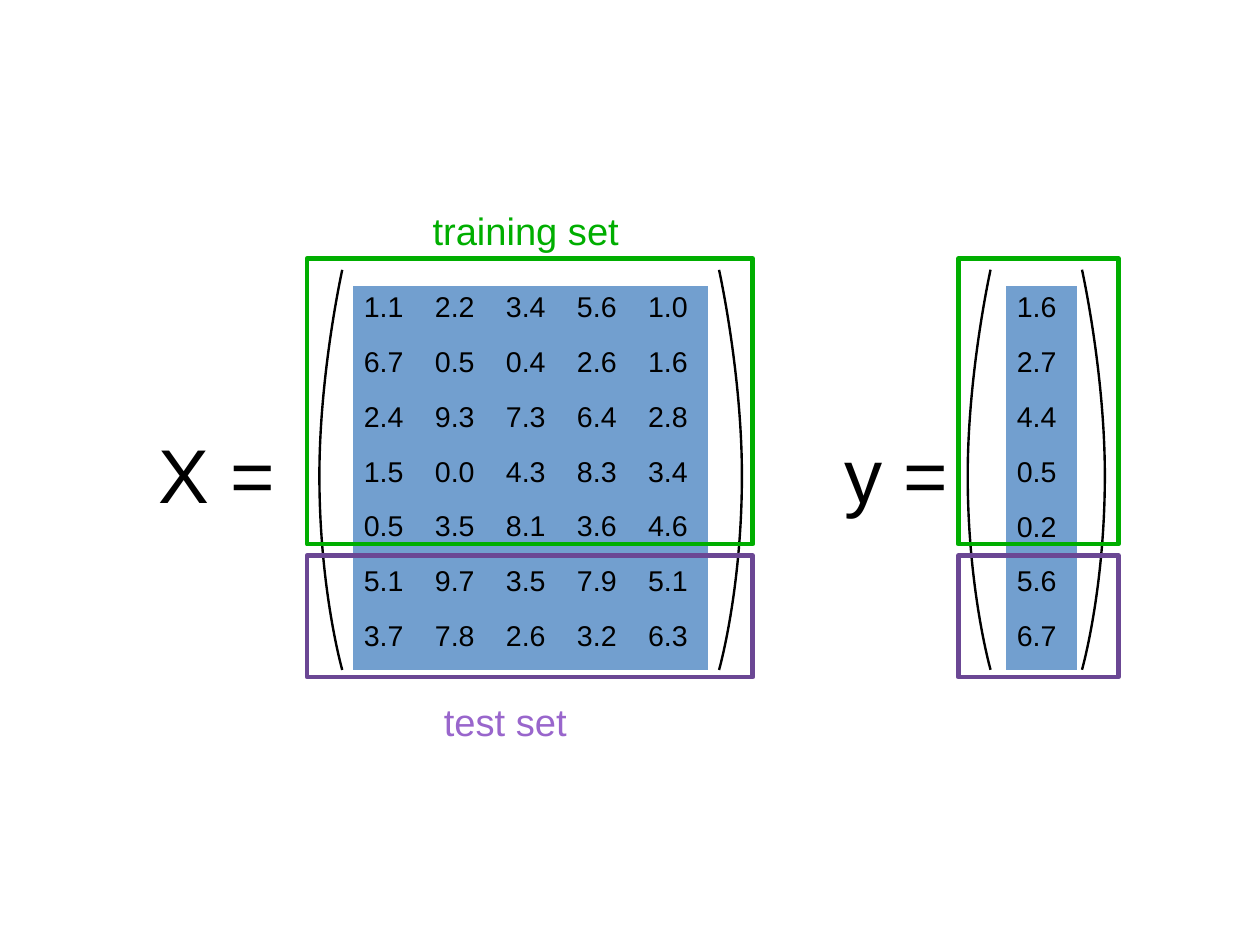
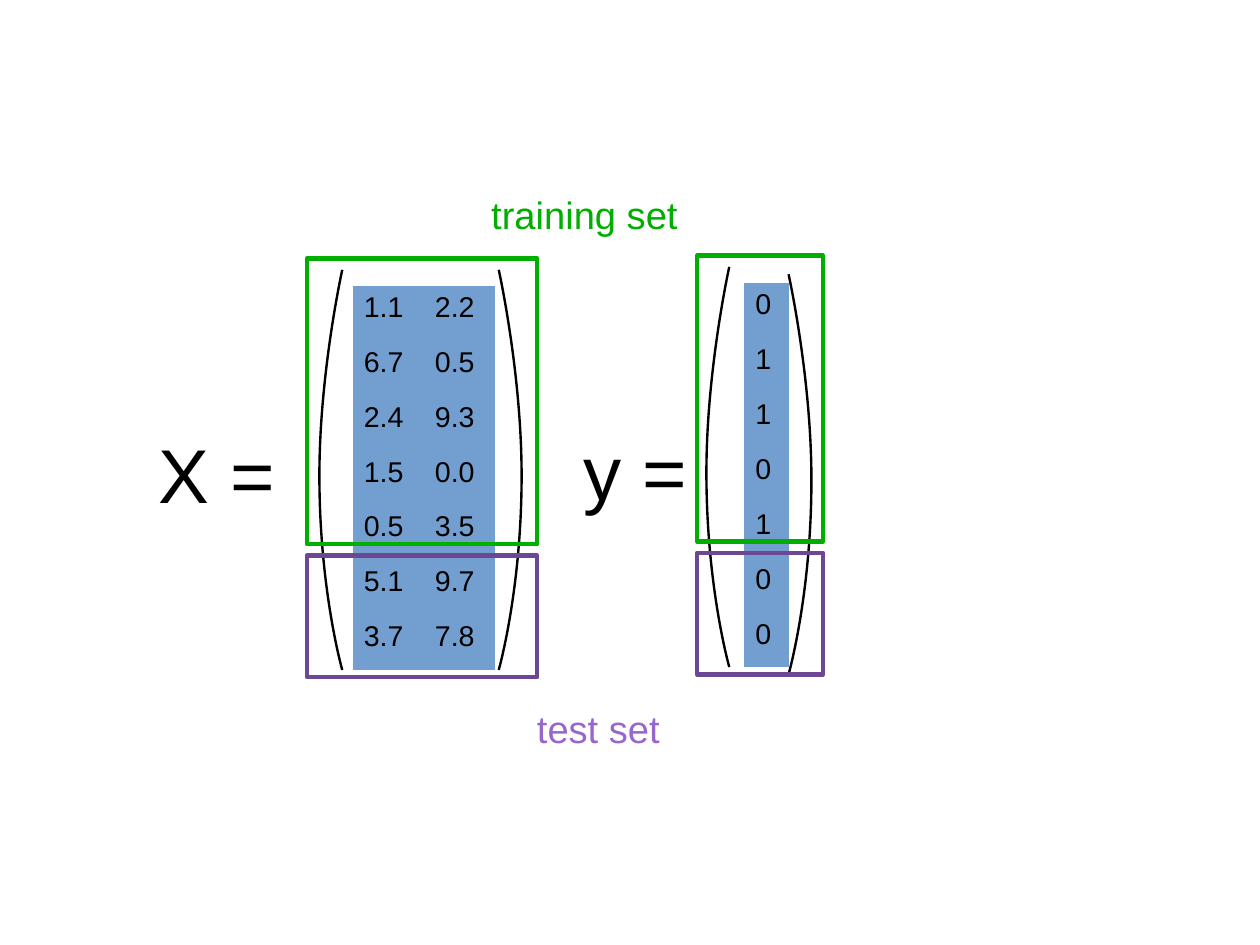
Before and after one commit to amueller/applied_ml_spring_2017, a slide deck: slide 4 of slides/aml-04-013017.odp. Drawn at 1260x945 pixels with LibreOffice and Linux fonts; fonts in the diff are those of the drawing. Boxes give left, top, right and bottom in pixels: in the first picture for what was removed or moved away, otherwise in the second. Text is boxed around its words. In the diff, an @@ line names an element or a change of style, - is before the commit and + after.

```diff
--- a/slides/aml-04-013017.odp
+++ b/slides/aml-04-013017.odp
@@ text "training set" moved from (x1=433, y1=217, x2=619, y2=253) to (x1=491, y1=201, x2=678, y2=237) @@
@@ rectangle resized from (x1=308, y1=258, x2=753, y2=544) to (x1=308, y1=258, x2=537, y2=544) @@
@@ rectangle resized from (x1=959, y1=258, x2=1119, y2=544) to (x1=697, y1=256, x2=823, y2=542) @@
@@ freeform shape moved from (x1=719, y1=270, x2=742, y2=670) to (x1=707, y1=268, x2=729, y2=668) @@
@@ table at (x1=353, y1=286, x2=495, y2=670) @@
-column 3: 3.4 | 0.4 | 7.3 | 4.3 | 8.1 | 3.5 | 2.6
-column 4: 5.6 | 2.6 | 6.4 | 8.3 | 3.6 | 7.9 | 3.2
-column 5: 1.0 | 1.6 | 2.8 | 3.4 | 4.6 | 5.1 | 6.3
@@ table resized from (x1=353, y1=286, x2=708, y2=670) to (x1=353, y1=286, x2=495, y2=670) @@
@@ freeform shape moved from (x1=1083, y1=270, x2=1106, y2=670) to (x1=499, y1=270, x2=521, y2=670) @@
@@ table added at (x1=744, y1=284, x2=789, y2=668), 7 rows, 1 columns @@
+0
+1
+1
+0
+1
+0
+0
@@ freeform shape moved from (x1=968, y1=270, x2=991, y2=670) to (x1=789, y1=274, x2=812, y2=675) @@
@@ table removed at (x1=1006, y1=286, x2=1077, y2=670), 7 rows, 1 columns @@
-1.6
-2.7
-4.4
-0.5
-0.2
-5.6
-6.7
@@ text "y =" moved from (x1=844, y1=462, x2=882, y2=517) to (x1=583, y1=459, x2=621, y2=514) @@
@@ rectangle resized from (x1=308, y1=556, x2=753, y2=677) to (x1=308, y1=556, x2=537, y2=677) @@
@@ rectangle resized from (x1=959, y1=556, x2=1119, y2=677) to (x1=697, y1=553, x2=823, y2=675) @@
@@ text "test set" moved from (x1=444, y1=711, x2=567, y2=737) to (x1=537, y1=718, x2=660, y2=744) @@
```
Also in this commit, not shown: 4 other slides changed, 1 other file.
